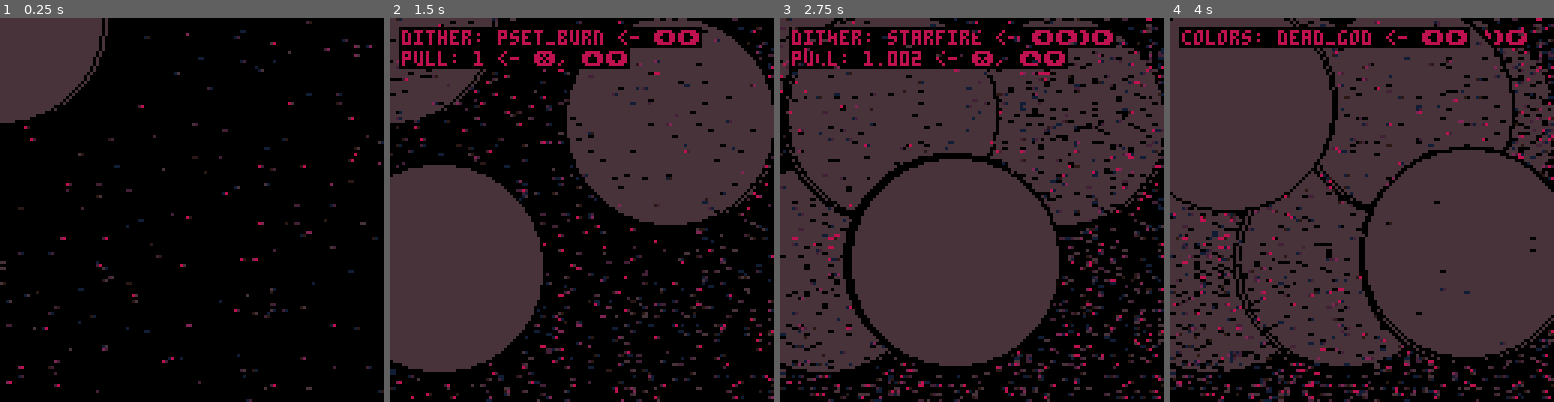
Above: before the commit, frames 1-4 (left to right).
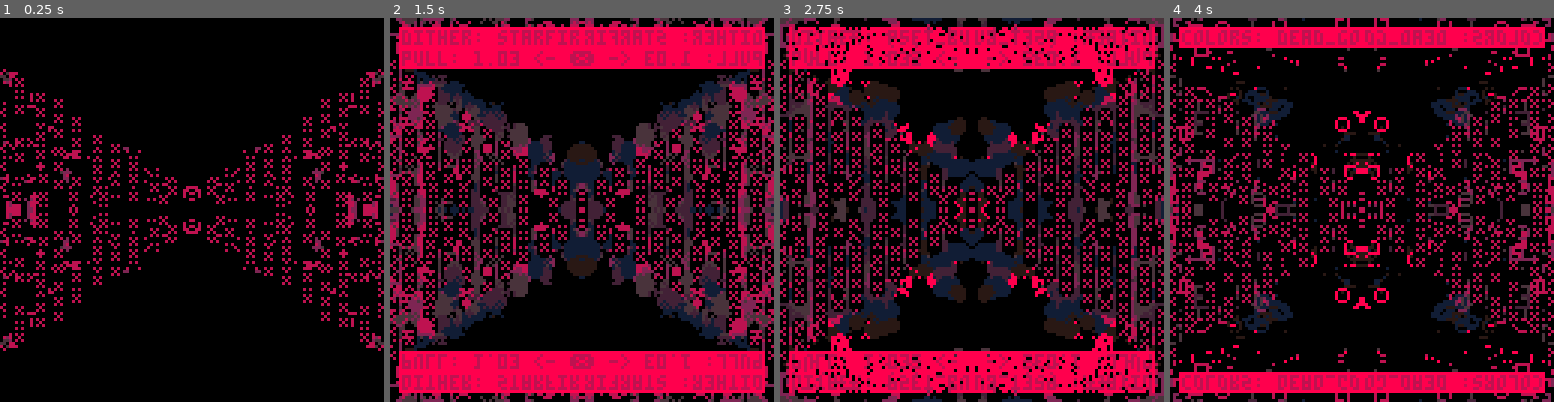
Above: after the commit, the same moments.

Repository: aebrer/pico8_carts
Game: PICO-8 cartridge aebrer_engine/master.p8
Same seed, same stepped clock (60 frames per second), same inputs: the game is played once before the commit and once after it.
Inputs (mouse positions are in pixels of both pictures, inside the frame that each line leads up to):
- Up to frame 1 (0.25 s): no input
- Up to frame 2 (1.5 s): tap X (X key) at 0.33, 1.07 s; click (670, 121) at 0.67 s; tap O (Z key) at 0.7 s; click (436, 267) at 1.22 s
- Up to frame 3 (2.75 s): hold Right 1.6-2.1 s; tap O (Z key) at 1.7, 2.1, 2.5 s; click (887, 114) at 1.77 s; tap X (X key) at 1.85 s; hold Up 2.15-2.42 s; click (952, 259) at 2.32 s; hold Right from 2.47 s (still down)
- Up to frame 4 (4 s): click (1404, 106) at 2.87 s; tap O (Z key) at 2.9, 3.3, 3.7 s; tap X (X key) at 2.97 s; release Right at 3.03 s; hold Left 3.08-3.58 s; click (1465, 256) at 3.42 s; hold Down 3.63-3.97 s; click (1231, 102) at 3.97 s

The runs differ from the first frame. In frame 1, 16% of the frame differs, in the area x 0-100%, y 0-100%; in frame 2, 69%; in frame 3, 81%; in frame 4, 87%.

Commit message:
collab with Guan

Diff:
--- a/aebrer_engine/master.p8
+++ b/aebrer_engine/master.p8
@@ -68,7 +68,7 @@
 --          burns             --
 --------------------------------
 function burn(c)
- local new_c = max(c-1,0)
+ local new_c = max(c-1,-2)
  return new_c
 end
 
@@ -431,6 +431,8 @@
 add(config.colors.methods, "mutant") -- 33
 config.colors.hole = {[0]=0,1,2,3,4,5,6,7,8,9,10,11,12,13,14,0}
 add(config.colors.methods, "hole") -- 34
+config.colors.dead_god_3 = {[0]=0,8,-16,-16,-15,-15,-15,-15,-14,-14,-14,-11,-11,2,-8,-8}
+add(config.colors.methods, "dead_god_3") -- 35
 
 --------------------------------
 --         brushes            --
@@ -822,16 +824,18 @@
 config.sketch.i = 1
 config.sketch.param_i = 1
 
-config.sketch.hole_r = 43
-config.sketch.cloud_translate = 150
-config.sketch.demon_rate = 0.9
-config.sketch.glitch_rate = 0.7
+config.sketch.r_step=0.11
+config.sketch.rad=10
+config.sketch.rndx=0
+config.sketch.rndy=9
+config.sketch.num_pts=10
 
 config.sketch.params = {
- {"hole_r", "int"},
- {"cloud_translate", "int"},
- {"demon_rate", "float_fine", {0.01,1.0}},
- {"glitch_rate", "float_fine", {0.01,1.0}}
+ {"r_step", "float_fine", {0.001,0.2}},
+ {"rad", "int_lim", {1,100}},
+ {"rndx", "float_lim", {0.1,50}},
+ {"rndy", "float_lim", {0.1,50}},
+ {"num_pts", "int"}
 }
 
 -- always present mouse brush
@@ -848,35 +852,60 @@
  end
 end
 
+function config.sketch.sketch()
+ local brush_name = config.brush.methods[config.brush.i]
+ local brush_func = config.brush[brush_name]
+ local r_step = config.sketch.r_step
+ local rad = config.sketch.rad
+ local rndx = config.sketch.rndx
+ local rndy = config.sketch.rndy
+ local num_pts = config.sketch.num_pts
+
+ for r=0,1,r_step do
+ -- local r = config.timing.time
+  for i=0,num_pts do
+   local x=sin(r)*(i*rad+(rnd(rndx)))
+   local y=(cos(r)*sin(r))*(rad+(i*rnd(rndy)))
+   brush_func(x,y)
+  end
+ end
+end
 
 -- add layers in order
-add(config.sketch.methods, "mouse_brush")
+--add(config.sketch.methods, "mouse_brush")
+add(config.sketch.methods, "sketch")
 
 -- overrides:
 --  brush:
-config.brush.i = 9
-config.brush.circ_r = 35
-config.brush.wiggle = 1
-config.brush.mouse_ctrl = true
-config.brush.color = 12
+config.brush.i=11
+config.brush.circ_r=0
+config.brush.recth=2
+config.brush.rectw=2
+config.brush.wiggle=0
+config.brush.color=15
+config.brush.line_wt=1
 
 --  dither:
-config.dither.i = 2
-config.dither.loops = 0
-config.dither.recth = 0
-config.dither.rectw = 0
-config.dither.circ_r = 1
+config.dither.i=4
+config.dither.loops=150
+config.dither.pull=1.03
 
 --  palettes/colors:
-config.colors.i = 22
+config.colors.i = 35
+
+
+-- timing
+config.timing.seed_loop = true
+config.timing.rec_loop_start = 20
+config.timing.rec_loop_end = 22
+config.timing.gif_record = true
 
 -- effects
 config.effects.enable_all = true
+config.effects.noise_amt = 0
 config.effects.glitch_freq = 0
-config.effects.noise_amt = 3
-
--- timing
-config.timing.seed_loop = true
+config.effects.mirror_type = 7
+
 
 -- misc
 
